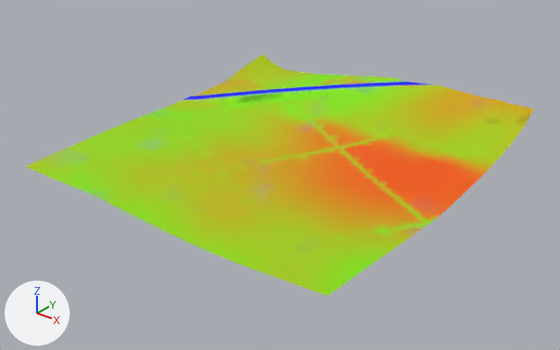
The glTF model games/yorimichi/assets/belmonte/meshes/SM_BM_BT_Terrain_5_3.glb: old version first, new version second.
Both versions are drawn from a 50 mm camera at (697.0, -102.0, 231.0) aimed at (387.0, 284.0, -9.0). The lights are fixed; the arrows at lower left show +X, +Y and +Z. The older version comes first.

Names of what the first picture shows: 'SM_BM_BT_Terrain_5_3'.
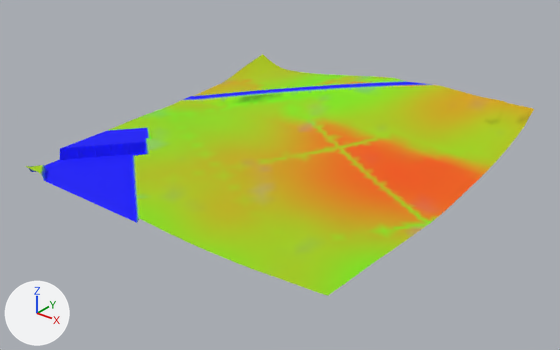
Location of each change, (x1, y1, x2, y2) in pixels of the pictures (560 x 350 px):
part 1 of me_sm_bt_terrain_5_3, cut back: before (28, 135, 158, 221); after (25, 121, 166, 225)

The change in detail:
me_sm_bt_terrain_5_3 is used by ob_sm_bm_bt_terrain_5_3; location (0.0, 0.0, 0.0).
me_sm_bt_terrain_5_3 had 2251 vertices, 4350 faces and spanned x 256.0..512.0, y 168.0..424.0, z -1.0..30.0.
me_sm_bt_terrain_5_3 now has 7219 vertices, 14164 faces and spans x 256.0..512.0, y 168.0..424.0, z -3.0..30.0.
me_sm_bt_terrain_5_3 part 1: 86 vertices removed from x 256.0..368.0, y 168.0..240.0, z 1.0..4.0; 5054 vertices added at x 256.0..378.0, y 168.0..270.0, z -3.0..5.0.
